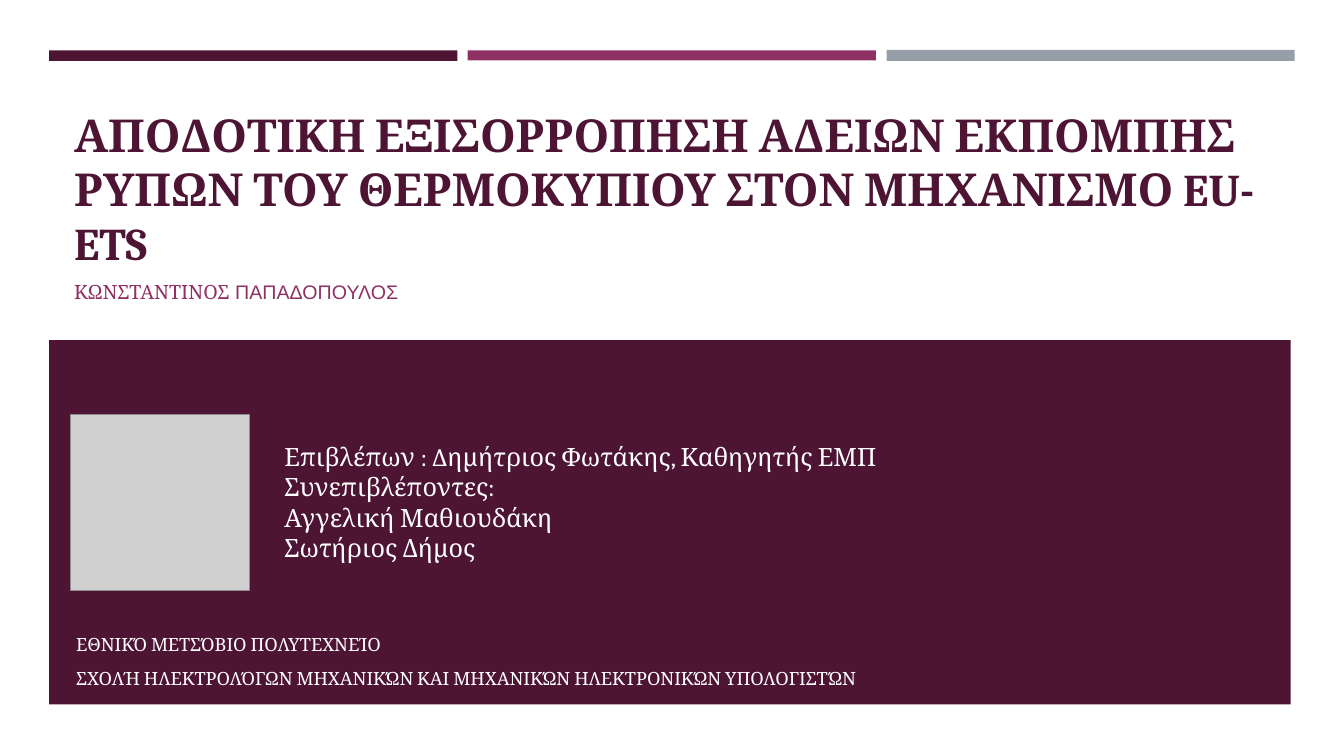
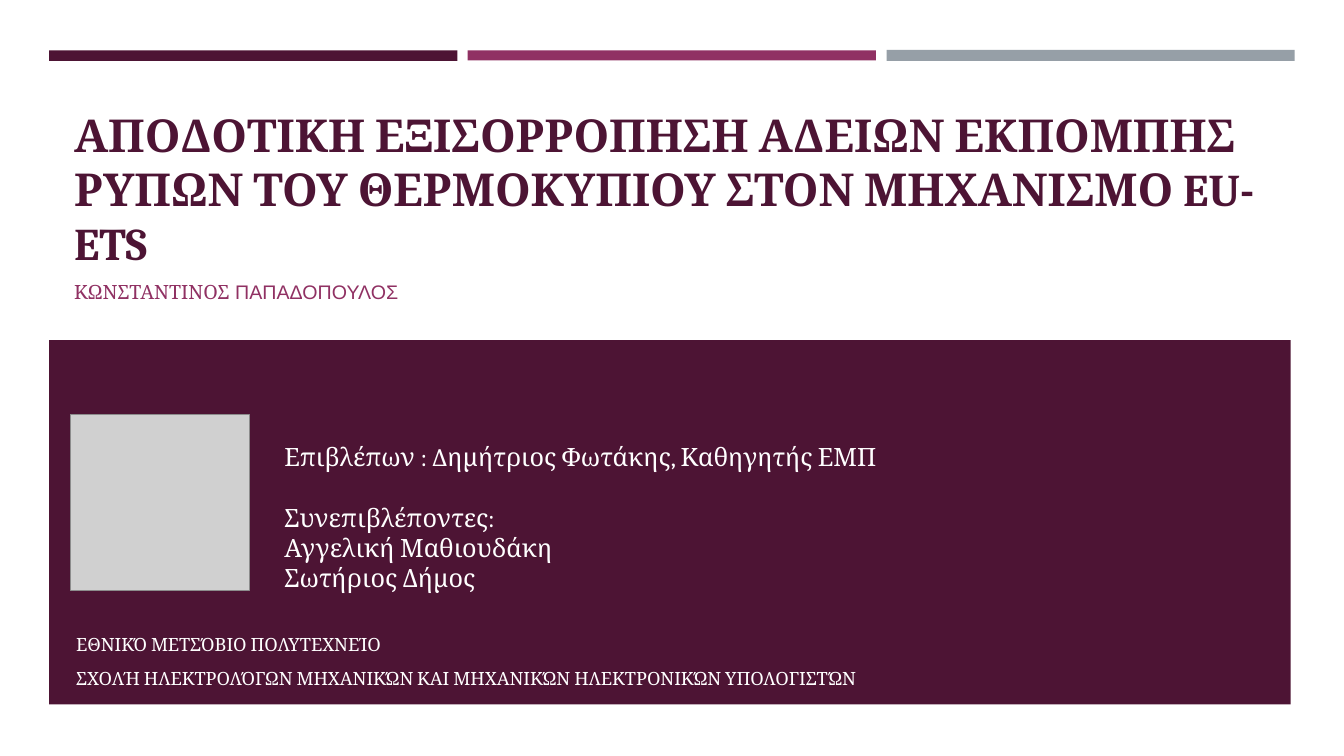
Before and after one commit to kwpap/Diplomatiki_kwpap_step_1, a slide deck: slide 1 of Thesis/Παρουσίαση.pptx. Drawn at 1344x756 pixels with LibreOffice and Linux fonts; fonts in the diff are those of the drawing; grey boxes stand for pictures. Boxes give left, top, right and bottom in pixels: in the first picture for what was removed or moved away, otherwise in the second. Text is boxed around its words. In the diff, an @@ line names an element or a change of style, - is before the commit and + after.

```diff
--- a/Thesis/Παρουσίαση.pptx
+++ b/Thesis/Παρουσίαση.pptx
@@ text "Επιβλέπων : ∆ημήτριος Φωτάκης, Καθηγητής ..." rewrapped from bbox=[284, 446, 877, 563] to bbox=[284, 446, 877, 593] @@
```
